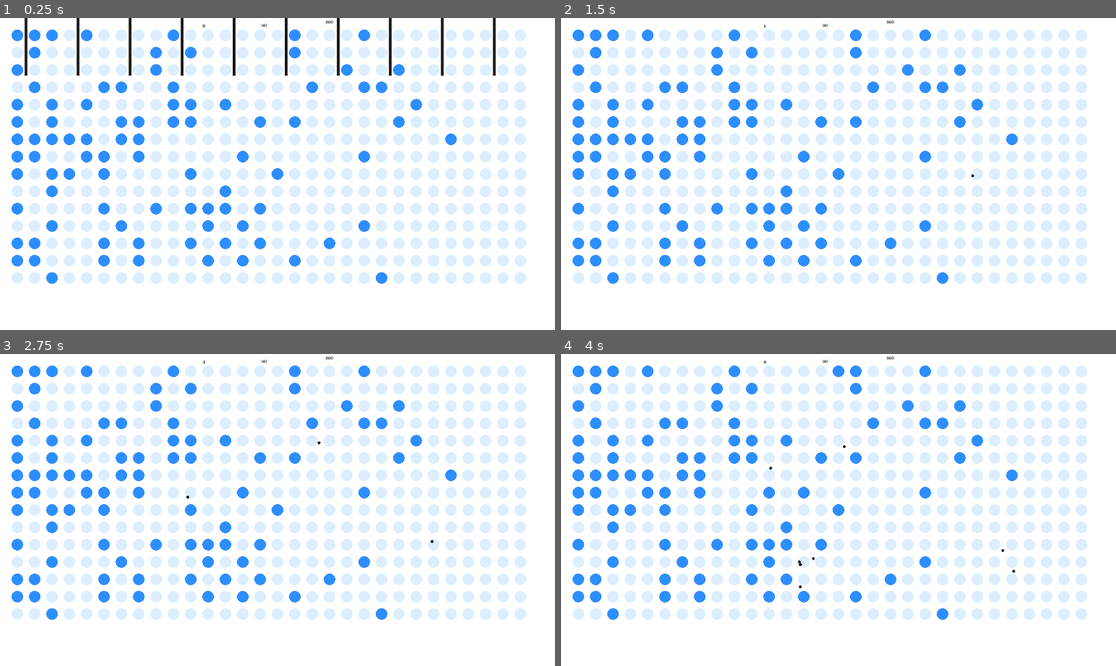
Above: before the commit, frames 1-4 (two rows, left to right).
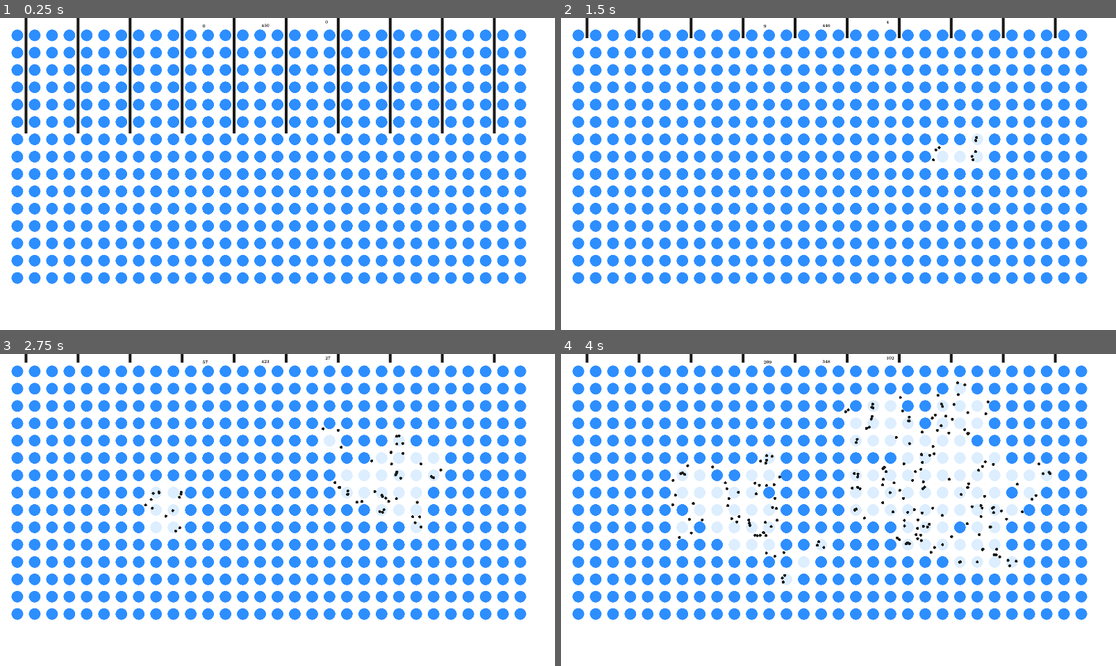
Above: after the commit, the same moments.

Repository: ReneTC/MissionToFission
Game: Godot game, scene res://scenes/maps/basic_reactor.tscn
Same seed, same stepped clock (60 frames per second), same inputs: the game is played once before the commit and once after it.
Inputs (mouse positions are in pixels of both pictures, inside the frame that each line leads up to):
- Up to frame 1 (0.25 s): no input
- Up to frame 2 (1.5 s): tap Enter at 0.5 s; move the mouse to (960, 158) at 0.52 s; hold E (e) 0.53-1.28 s; click (960, 158) at 0.67 s; tap Q (q) at 0.8, 1.35 s; move the mouse to (727, 189) at 1.27 s; click (727, 189) at 1.42 s
- Up to frame 3 (2.75 s): tap E (e) at 1.55 s; move the mouse to (333, 441) at 2.02 s; hold E (e) from 2.03 s (still down); click (333, 441) at 2.17 s; tap Q (q) at 2.3 s
- Up to frame 4 (4 s): move the mouse to (810, 572) at 2.77 s; release E (e) at 2.78 s; tap Q (q) at 2.85, 3.8 s; click (810, 572) at 2.92 s; tap E (e) at 3.05 s; move the mouse to (1005, 556) at 3.52 s; hold E (e) from 3.53 s (still down); click (1005, 556) at 3.67 s

The runs differ from the first frame. In frame 1, 24% of the frame differs, in the area x 2-95%, y 0-86%; in frame 2, 23%; in frame 3, 22%; in frame 4, 19%.

Commit message:
cleaed up

Diff:
--- a/assets/globals.gd
+++ b/assets/globals.gd
@@ -1,8 +1,8 @@
 extends Node
 
-var neutrol_collide_slot = 1
-var atoms_collide_slot = 2
-var controlRods_collide_slot = 3
+var neutrol_collide_slot: int = 1
+var atoms_collide_slot: int = 2
+var controlRods_collide_slot: int = 3
 
 func _input(_event) -> void:
 	# close program on esc button
--- /dev/null
+++ b/assets/sound.gd
@@ -0,0 +1,6 @@
+extends Node2D
+
+
+# Called when the node enters the scene tree for the first time.
+func _ready() -> void:
+	pass # Replace with function body.
--- a/project.godot
+++ b/project.godot
@@ -21,6 +21,10 @@
 
 DebugMenu="*res://addons/debug_menu/debug_menu.tscn"
 globals="*res://assets/globals.gd"
+
+[debug]
+
+gdscript/warnings/untyped_declaration=1
 
 [display]
 
--- a/scenes/atom.gd
+++ b/scenes/fission_objects/atom.gd
@@ -1,12 +1,12 @@
 extends Area2D
 class_name Atom
 
-@export var number_neutrons_emitted = 3
-@export var radius = 20
+@export var number_neutrons_emitted: int = 3
+@export var radius: float = 20
 
 @export var color_enriched = Color("2D8EFF")
 @export var color_decayed = Color("DCEEFF")
-@export var is_enriched = true
+@export var is_enriched: bool = true
 
 var neutron_scene: PackedScene
 
@@ -14,13 +14,13 @@
 
 
 # enrich static settings
-static var enriched_present = 0.
-static var unenriched_present = 0.
-static var keep_enriched = false
-static var enrich_percent = 0.80
+static var enriched_present: int = 0
+static var unenriched_present: int = 0
+static var keep_enriched: bool = false
+static var enrich_percent: float = 0.80
 
 func _ready() -> void:
-	neutron_scene = load("res://scenes/neutron.tscn")
+	neutron_scene = load("res://scenes/fission_objects/neutron.tscn")
 	self.connect("body_entered", on_body_entered)
 
 	# set collsion size
@@ -50,17 +50,19 @@
 
 
 func on_body_entered(body: Node):
-	if is_enriched == true and body is Neutron:
-		decay()
-		emit_neutrons(self.number_neutrons_emitted)
+	decay()
+	emit_neutrons(self.number_neutrons_emitted)
 
-		# delete neutron
-		Neutron.neutrons_present -= 1
-		body.queue_free()
+	# delete neutron
+	Neutron.neutrons_present -= 1
+	body.queue_free()
 
 
 func decay():
 
+	# check if random atom should enrich
+	if keep_enriched:
+		enrich_check()
 	self.is_enriched = false
 
 	unenriched_present += 1
@@ -69,24 +71,20 @@
 	set_collision_mask_value(globals.neutrol_collide_slot, false)
 	queue_redraw()
 
-	# check if random atom should enrich
-	if keep_enriched:
-		enrich_check()
 
 
 func enrich_check():
 	# check if enrichment percent is too low
 	if unenriched_present/(unenriched_present+enriched_present) >  enrich_percent:
 		# keep looping until unenriched atom is enriched
-		var start_over_enrich = true
+		var start_over_enrich: bool = true
 		while start_over_enrich:
-			var all_atoms = get_tree().get_nodes_in_group("atoms")
-			var random_atom = all_atoms.pick_random()
+			var random_atom = get_tree().get_nodes_in_group("atoms").pick_random()
 			if not random_atom.is_enriched:
 				start_over_enrich = false
 				random_atom.enrich()
 
-func enrich():
+func enrich() -> void:
 	self.is_enriched = true
 	unenriched_present -= 1
 	enriched_present += 1
--- a/scenes/atom.tscn
+++ b/scenes/fission_objects/atom.tscn
@@ -1,6 +1,6 @@
 [gd_scene load_steps=3 format=3 uid="uid://dpkjv3wvxr15q"]
 
-[ext_resource type="Script" path="res://scenes/atom.gd" id="1_1umod"]
+[ext_resource type="Script" path="res://scenes/fission_objects/atom.gd" id="1_1umod"]
 
 [sub_resource type="CircleShape2D" id="CircleShape2D_n34k7"]
 radius = 0.2
--- a/scenes/controlRod.gd
+++ b/scenes/fission_objects/controlRod.gd
@@ -1,10 +1,10 @@
 extends Area2D
 class_name ControlRod
 
-@export var height = 400
-@export var width = 10
+@export var height: float = 800
+@export var width: float = 10
 @export var color = Color("1A1A1A")
-@export var speed = 10
+@export var speed: float = 10
 
 
 func _ready() -> void:
@@ -31,10 +31,13 @@
 
 
 func get_input():
+	var direction = 0
 	if Input.is_action_pressed("q"):
-		position.y += speed
+		direction = 1
 	if Input.is_action_pressed("e"):
-		position.y -= speed
+		direction = -1
 
-func _physics_process(_delta):
+	position.y = clamp(position.y+direction*speed, -370, 500)
+
+func _physics_process(_delta) -> void:
 	get_input()
--- a/scenes/controlRod.tscn
+++ b/scenes/fission_objects/controlRod.tscn
@@ -1,6 +1,6 @@
 [gd_scene load_steps=3 format=3 uid="uid://cq7kk7ce0ad1t"]
 
-[ext_resource type="Script" path="res://scenes/controlRod.gd" id="1_to805"]
+[ext_resource type="Script" path="res://scenes/fission_objects/controlRod.gd" id="1_to805"]
 
 [sub_resource type="RectangleShape2D" id="RectangleShape2D_spc3x"]
 size = Vector2(15.34, 20)
--- a/scenes/neutron.gd
+++ b/scenes/fission_objects/neutron.gd
@@ -1,7 +1,7 @@
 extends RigidBody2D
 class_name Neutron
 
-@export var radius = 5
+@export var radius: float = 5.
 @export var color = Color("1A1A1A")
 
 static var neutrons_present = 0
--- a/scenes/neutron.tscn
+++ b/scenes/fission_objects/neutron.tscn
@@ -1,6 +1,6 @@
 [gd_scene load_steps=4 format=3 uid="uid://biw1q2eoojc7i"]
 
-[ext_resource type="Script" path="res://scenes/neutron.gd" id="1_q8b54"]
+[ext_resource type="Script" path="res://scenes/fission_objects/neutron.gd" id="1_q8b54"]
 
 [sub_resource type="CircleShape2D" id="CircleShape2D_d6xvb"]
 
--- a/scenes/maps/basic_reactor.gd
+++ b/scenes/maps/basic_reactor.gd
@@ -1,16 +1,12 @@
 extends Node2D
 
-var x_grid_range = 30
-var y_grid_range = 15
-var margin = 60
+var x_grid_range: int = 30
+var y_grid_range: int = 15
+var margin: int = 60
 
-var atom_scene = load("res://scenes/atom.tscn")
-var neutron_scene = load("res://scenes/neutron.tscn")
-var controlRod_scene = load("res://scenes/controlRod.tscn")
-
-
-# make atom enrich over time
-# delete atom when fly out
+var atom_scene = load("res://scenes/fission_objects/atom.tscn")
+var neutron_scene = load("res://scenes/fission_objects/neutron.tscn")
+var controlRod_scene = load("res://scenes/fission_objects/controlRod.tscn")
 
 # Called when the node enters the scene tree for the first time.
 func _ready() -> void:
@@ -18,7 +14,7 @@
 	for x in range(0,x_grid_range):
 		for y in range(0, y_grid_range):
 			var new_atom = atom_scene.instantiate()
-			new_atom.initialize(Vector2(margin + margin*x, margin + margin*y), false)
+			new_atom.initialize(Vector2(margin + margin*x, margin + margin*y), true)
 			add_child(new_atom)
 
 		if x % 3 == 0:
@@ -29,8 +25,6 @@
 
 	# set enrichment atom settings
 	Atom.keep_enriched = true
-
-
 
 
 # Called every frame. 'delta' is the elapsed time since the previous frame.
--- a/scenes/maps/rbmk_reactor.gd
+++ b/scenes/maps/rbmk_reactor.gd
@@ -4,9 +4,8 @@
 var y_grid_range = 3
 
 # add water
+# add xenon
 # add moderation
-# add moderators
-# add xenon
 
 
 # Called when the node enters the scene tree for the first time.
--- a/scenes/sandbox.tscn
+++ b/scenes/maps/sandbox.tscn
@@ -1,6 +1,6 @@
 [gd_scene load_steps=3 format=3 uid="uid://6u1ltmlh0uaa"]
 
-[ext_resource type="Script" path="res://scenes/sandbox.gd" id="1_o7bdl"]
+[ext_resource type="Script" path="res://scenes/maps/sandbox.gd" id="1_o7bdl"]
 [ext_resource type="Theme" uid="uid://cn5xuu2uvf5w3" path="res://assets/themes/theme.tres" id="2_xshqi"]
 
 [node name="Sandbox" type="Control"]
Binary file removed: assets/wall-horizontal.png
Binary file removed: assets/wall-vertical.png
Binary file removed: assets/wall.png
Renamed: scenes/sandbox.gd -> scenes/maps/sandbox.gd
